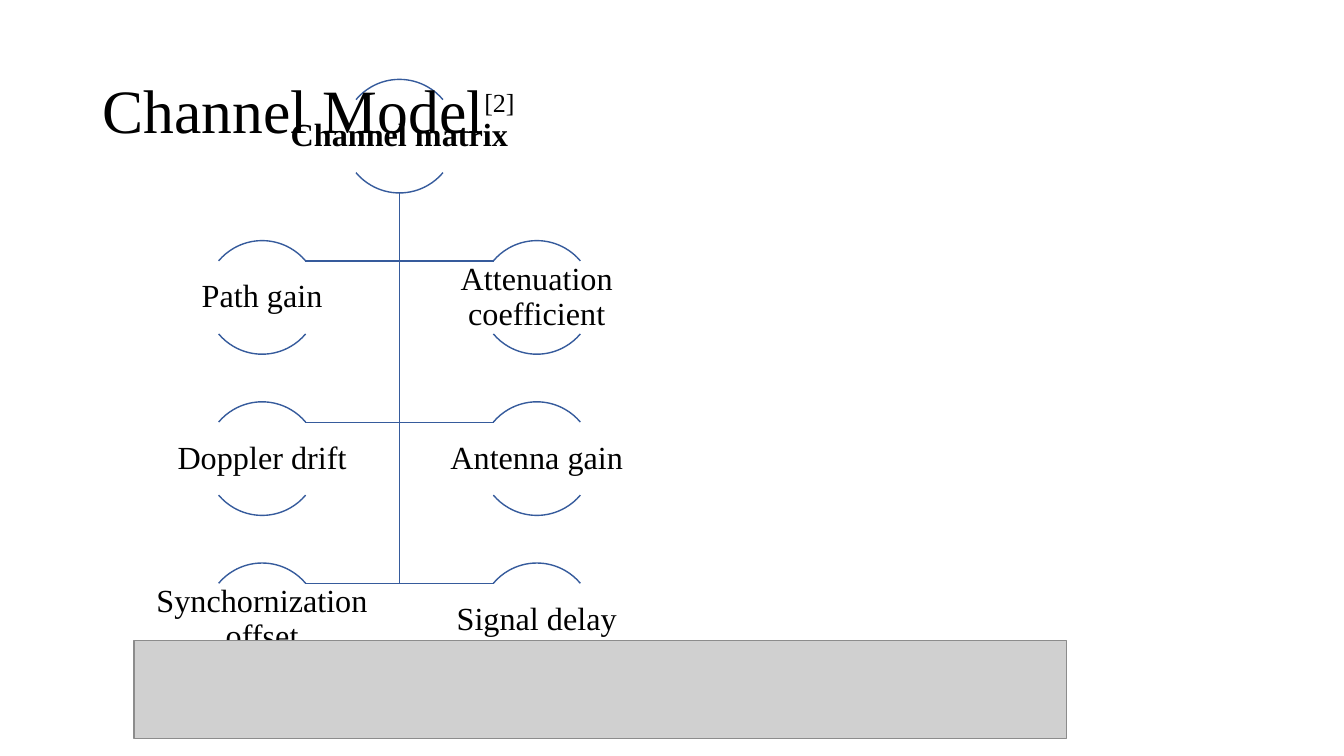
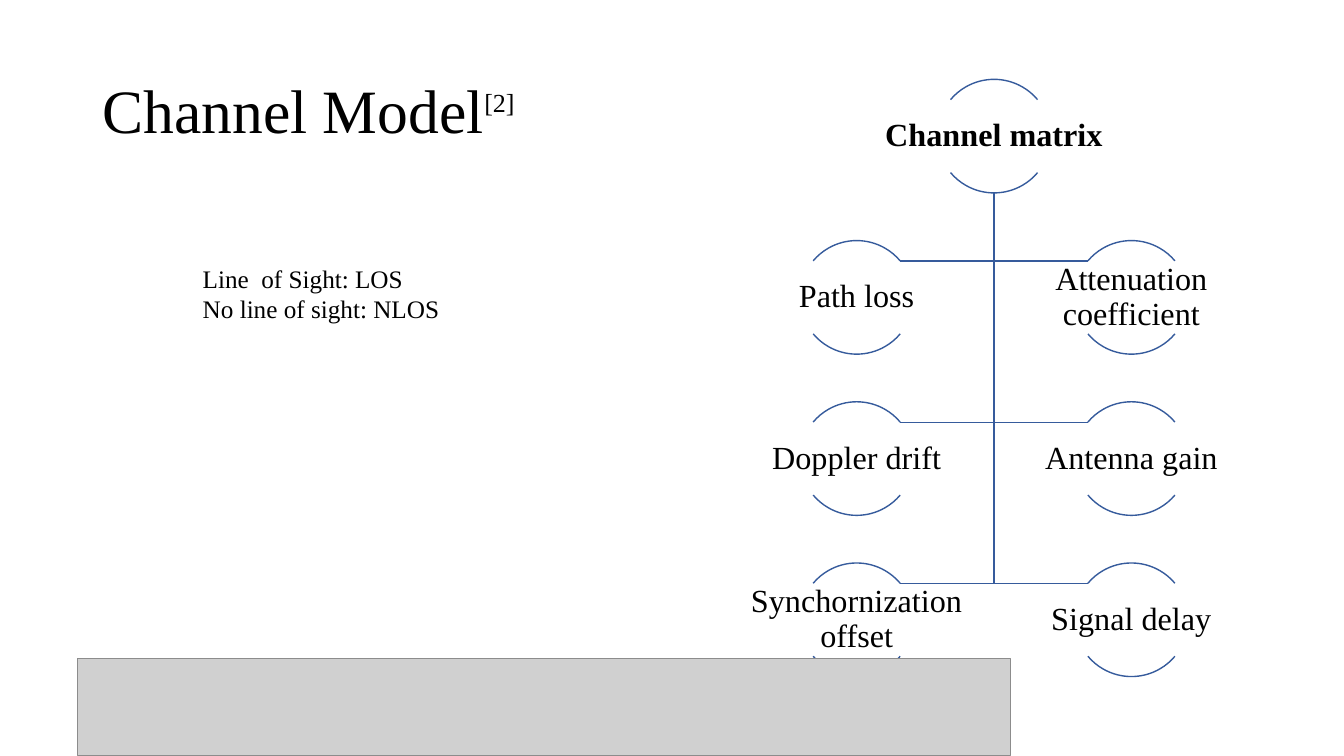
Before and after one commit to ukunliu/WSN_simulation, a slide deck: slide 4 of Resume.pptx. Drawn at 1344x756 pixels with LibreOffice and Linux fonts; fonts in the diff are those of the drawing; grey boxes stand for pictures. Boxes give left, top, right and bottom in pixels: in the first picture for what was removed or moved away, otherwise in the second. Text is boxed around its words. In the diff, an @@ line names an element or a change of style, - is before the commit and + after.

```diff
--- a/Resume.pptx
+++ b/Resume.pptx
@@ 6 texts, 6 freeform shapes, 2 arc (boxed as its full ellipse)s: place and size @@
-6 texts, 6 freeform shapes, 2 arc (boxed as its full ellipse)s at box(156, 80, 623, 641)
+6 texts, 6 freeform shapes, 2 arc (boxed as its full ellipse)s at box(751, 80, 1217, 648)
@@ text removed at box(202, 284, 322, 314) @@
-Path gain
@@ text added at box(203, 270, 439, 324), 18 pt, text #000000 @@
+Line of Sight: LOS
+No line of sight: NLOS
@@ text added at box(799, 284, 914, 308), 23 pt, text #000000 @@
+Path loss
@@ 6 arc (boxed as its full ellipse)s: place and size @@
-6 arc (boxed as its full ellipse)s at box(480, 241, 594, 678)
+6 arc (boxed as its full ellipse)s at box(801, 241, 914, 678)
@@ 6 arc (boxed as its full ellipse)s: place and size @@
-6 arc (boxed as its full ellipse)s at box(206, 241, 320, 678)
+6 arc (boxed as its full ellipse)s at box(1075, 241, 1189, 678)
@@ picture: place and size @@
-picture at box(134, 641, 1067, 739)
+picture at box(78, 658, 1010, 756)
```
Also in this commit, not shown: 1 other slide changed, 2 other files.
